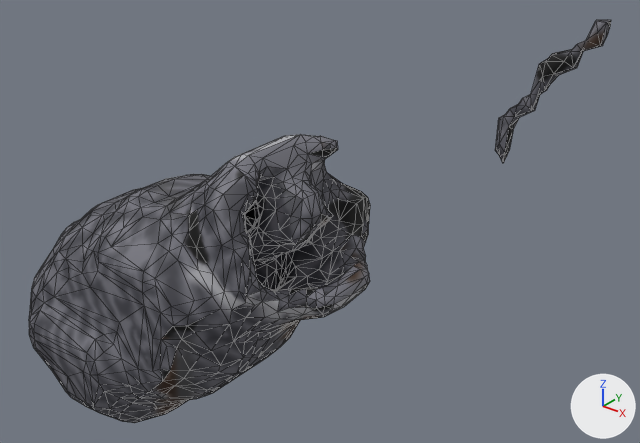
One commit to the glTF model www/proto3d/models/beth/equipment/fitted/elira/elira_chain_common_glove_R.glb: the scene before it, then after it.
One viewpoint serves both versions: a camera (50 mm lens) standing at (0.008, -0.698, 1.429) and looking at (-0.417, -0.167, 1.1). The lights are fixed; the arrows at lower right show +X, +Y and +Z. The first picture is the older version. Mesh edges are drawn as thin lines. Vertices at exactly the same position are counted once.

Names of what the first picture shows: 'elira_chain_common_glove_R'.
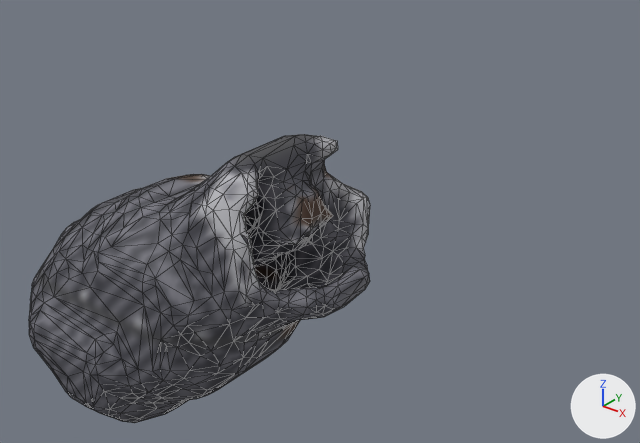
What differs and where, as boxes [x1, y1, x2, y2] in the pictures (640 x 443 px):
```json
{"object": "elira_chain_common_glove_R", "change": "reshaped", "before": [29, 20, 611, 423], "after": [29, 134, 370, 423], "on screen": "41% narrower, 28% shorter"}
{"part": 1, "of": "me_elira_chain_common_glove_r_hi_001", "change": "deleted", "before": [495, 20, 611, 163]}
{"part": 2, "of": "me_elira_chain_common_glove_r_hi_001", "change": "reshaped", "before": [29, 134, 366, 399], "after": [29, 134, 365, 399]}
{"part": 3, "of": "me_elira_chain_common_glove_r_hi_001", "change": "surface changed", "before": [29, 137, 370, 419], "after": [29, 137, 370, 419]}
```

The change, as JSON lines over the scene's bpy script:
```json
{"block": "me_elira_chain_common_glove_r_hi_001", "where": "# used by ob_elira_chain_common_glove_r; location = (0.0, 0.0, 0.0)"}
{"op": "remove", "block": "me_elira_chain_common_glove_r_hi_001", "code": "me_elira_chain_common_glove_r_hi_001.from_pydata(...)  # 1753 vertices, 3498 faces; spans x -0.664..-0.229, y -0.334..-0.059, z 0.898..1.279"}
{"op": "add", "block": "me_elira_chain_common_glove_r_hi_001", "code": "me_elira_chain_common_glove_r_hi_001.from_pydata(...)  # 1772 vertices, 3540 faces; spans x -0.664..-0.357, y -0.334..-0.126, z 0.898..1.175"}
{"block": "me_elira_chain_common_glove_r_hi_001", "change": "me_elira_chain_common_glove_r_hi_001 part 1: the loose piece of 88 vertices spanning x -0.31..-0.229, y -0.072..-0.059, z 1.152..1.279 is deleted"}
{"block": "me_elira_chain_common_glove_r_hi_001", "change": "me_elira_chain_common_glove_r_hi_001 part 2: 6 vertices moved from x -0.592..-0.44, y -0.279..-0.188, z 0.978..1.137 to x -0.592..-0.44, y -0.281..-0.188, z 0.976..1.137; 100 vertices removed from x -0.655..-0.36, y -0.33..-0.144, z 0.899..1.175; 207 vertices added at x -0.657..-0.36, y -0.33..-0.141, z 0.898..1.175"}
{"block": "me_elira_chain_common_glove_r_hi_001", "change": "me_elira_chain_common_glove_r_hi_001 part 3: 2556 kept faces spanning x -0.664..-0.357, y -0.334..-0.126, z 0.898..1.175 get new texture (UV) coordinates"}
```
